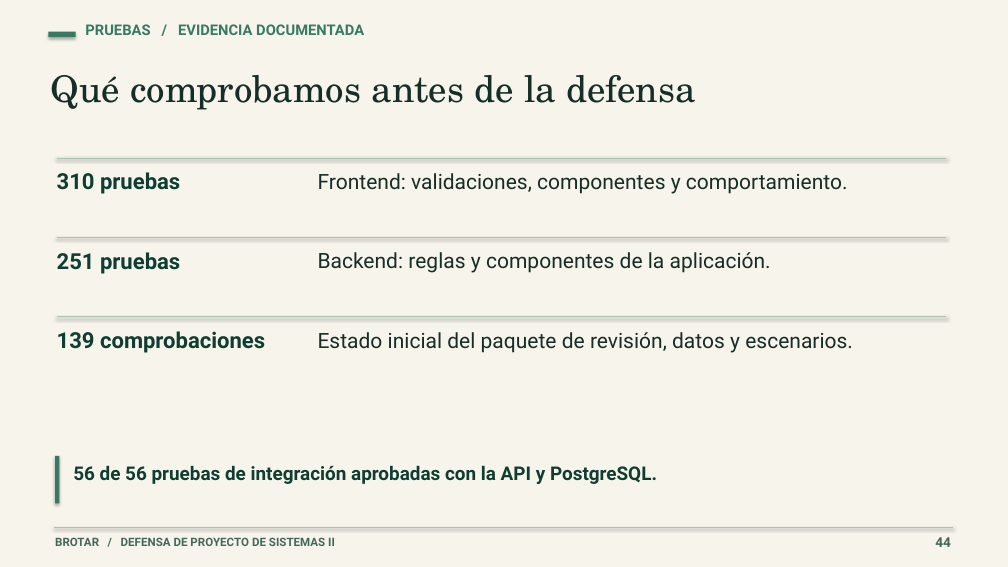
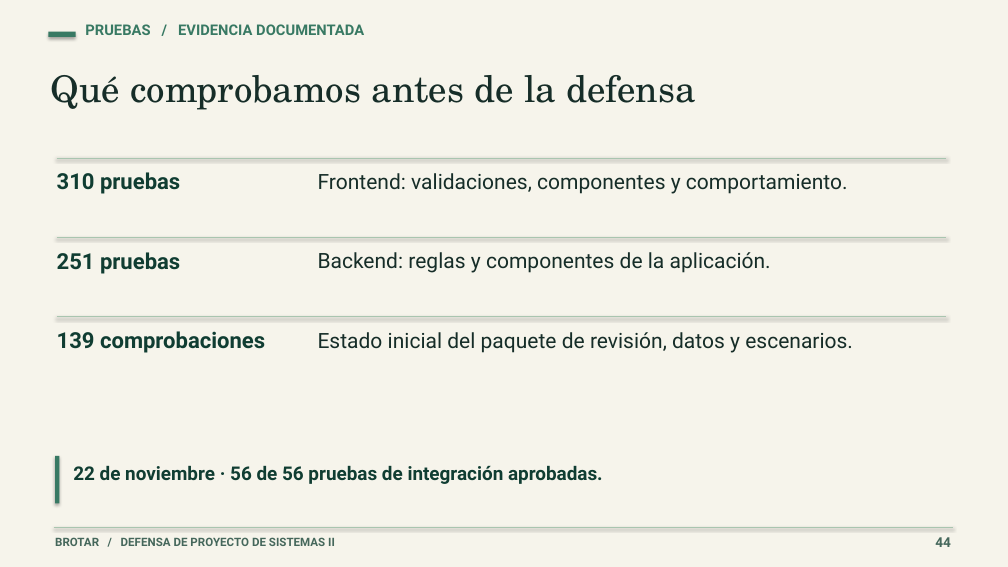
Before and after one commit to luisrocha159/CrowFunding-Brotar, a slide deck: slide 44 of docs/entregables/defensa-final/Brotar_Defensa_Final_58.pptx. Drawn at 1008x567 pixels with LibreOffice and Linux fonts; fonts in the diff are those of the drawing. Boxes give left, top, right and bottom in pixels: in the first picture for what was removed or moved away, otherwise in the second. Text is boxed around its words. In the diff, an @@ line names an element or a change of style, - is before the commit and + after.

```diff
--- a/docs/entregables/defensa-final/Brotar_Defensa_Final_58.pptx
+++ b/docs/entregables/defensa-final/Brotar_Defensa_Final_58.pptx
@@ text at [73,466,603,484]: text changed @@
-56 de 56 pruebas de integración aprobadas con la API y PostgreSQL.
+22 de noviembre · 56 de 56 pruebas de integración aprobadas.
```
Also in this commit, not shown: 2 other slides changed, 56 other files.
